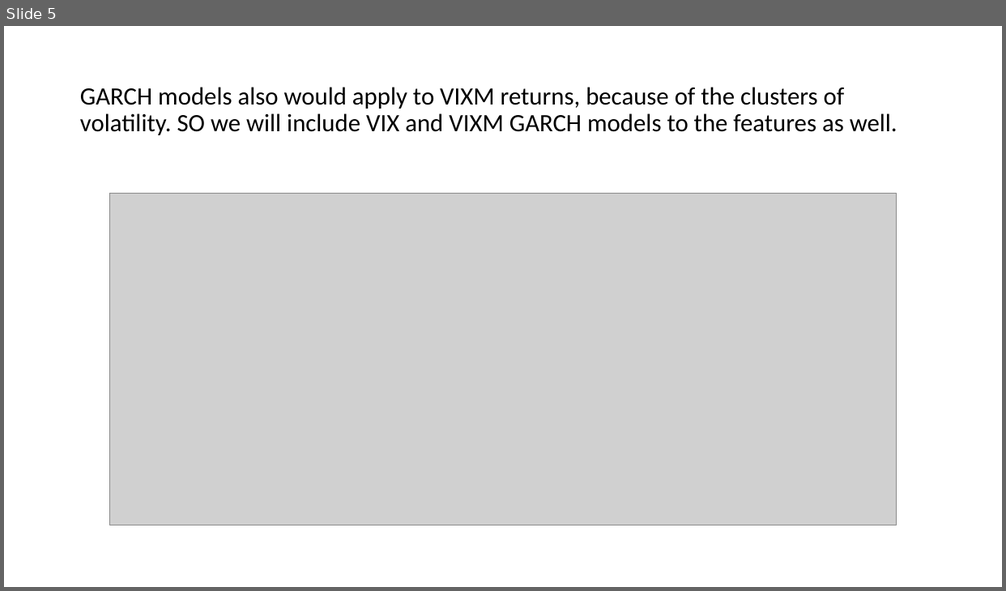
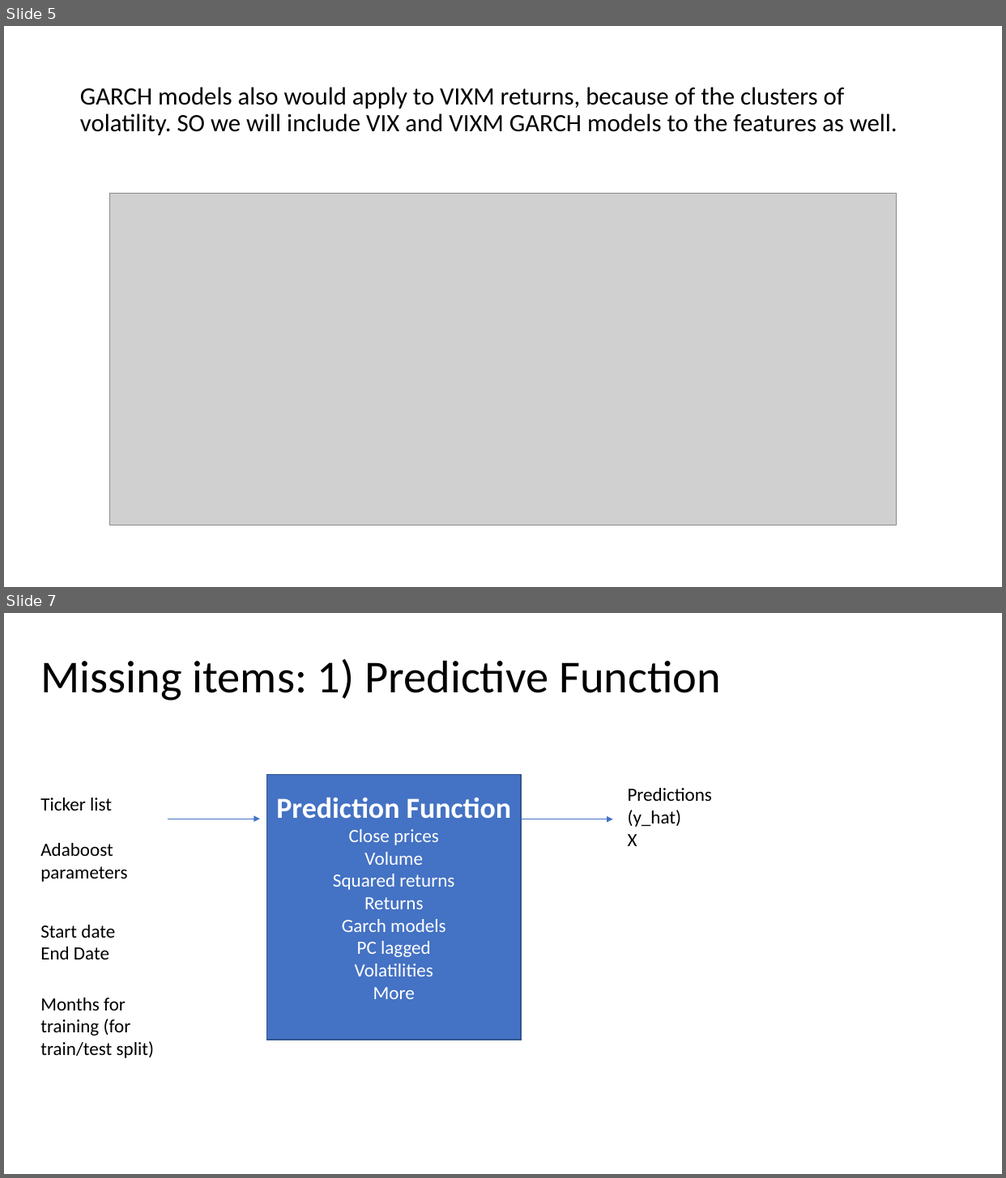
Before and after one commit to paocarvajal1912/vixx-token-dapp, a slide deck: Adaboost_ML_Model.pptx. Shown one above the other, each under a label of ours: slide 5 before the commit, slides 5 and 7 after it; the slides between them are not shown. The pictures are 1006x591 and 1006x1178 pixels, drawn with LibreOffice and Linux fonts; fonts in the diff are those of the drawing; grey boxes stand for pictures. Boxes give left, top, right and bottom in pixels: in the first picture for what was removed or moved away, otherwise in the second. Text is boxed around its words. In the diff, an @@ line names an element or a change of style, - is before the commit and + after.

```diff
--- a/Adaboost_ML_Model.pptx
+++ b/Adaboost_ML_Model.pptx
@@ slide 7 added at (4, 613, 1002, 1174), background #FFFFFF @@
@@ title added at (40, 659, 721, 700), 44 pt, text #000000 @@
+Missing items: 1) Predictive Function
@@ rectangle added at (266, 775, 521, 1040), fill #4472C4, outline #325491 1 pt, 18 pt, text #FFFFFF @@
+Prediction Function
+Close prices
+Volume
+Squared returns
+Returns
+Garch models
+PC lagged
+Volatilities
+More
@@ text added at (40, 798, 112, 811), 18 pt, text #000000 @@
+Ticker list
@@ text added at (628, 788, 712, 846), 18 pt, text #000000 @@
+Predictions (y_hat)
+X
@@ arrow added from (168, 819) to (260, 819), #4472C4 0.5 pt @@
@@ arrow added from (522, 820) to (613, 820), #4472C4 0.5 pt @@
@@ text added at (40, 843, 127, 882), 18 pt, text #000000 @@
+Adaboost parameters
@@ text added at (40, 925, 115, 960), 18 pt, text #000000 @@
+Start date
+End Date
@@ text added at (40, 998, 154, 1059), 18 pt, text #000000 @@
+Months for training (for train/test split)
```
Also in this commit, not shown: 2 slides changed, 4 other slides added, 11 other files.
